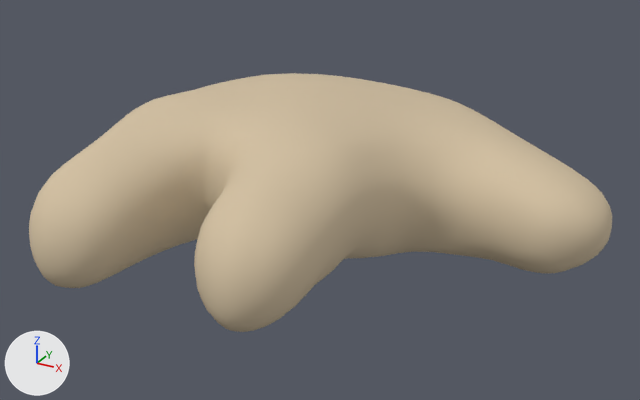
The FBX model DreamOS/Assets/avatar/1/right-hand.fbx: old version first, new version second.
Before and after are seen from a camera (50 mm lens) standing at (0.1461, -0.2984, 0.1152) and looking at (0.0229, -0.0744, 0.0032). The axes (+X, +Y, +Z) are drawn at lower left. The lights are the same throughout.

The first picture shows 'Right Hand'.
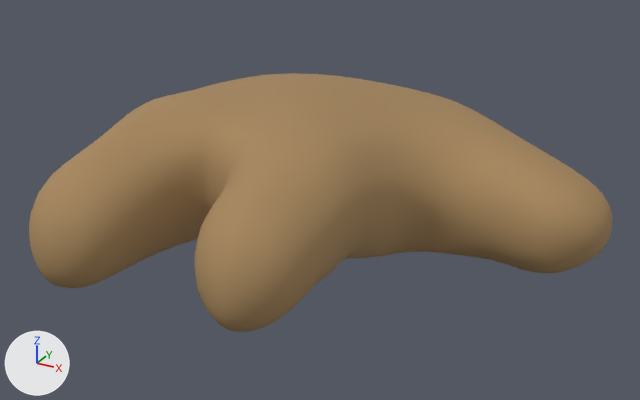
Pixel boxes (x1, y1, x2, y2) of what changed, in the pictures (640 x 400 px):
'Right Hand', surface changed (beige to brown): (29, 73, 612, 332) in both

Patch to the scene script:
```diff
--- a/DreamOS/Assets/avatar/1/right-hand.fbx.py
+++ b/DreamOS/Assets/avatar/1/right-hand.fbx.py
@@ img_hand_1_tga @@
+img_hand_1_tga = load_image('hand-1.tga', 'hand-1.tga', 1, 1, 'sRGB')
@@ mat_originial_female_hand @@
 mat_originial_female_hand = principled_material('Originial Female Hand')
-mat_originial_female_hand.base_color = (0.647, 0.525, 0.357)  # beige #d2c0a1
+mat_originial_female_hand.texture = img_hand_1_tga
 mat_originial_female_hand.roughness = 0.859
```
